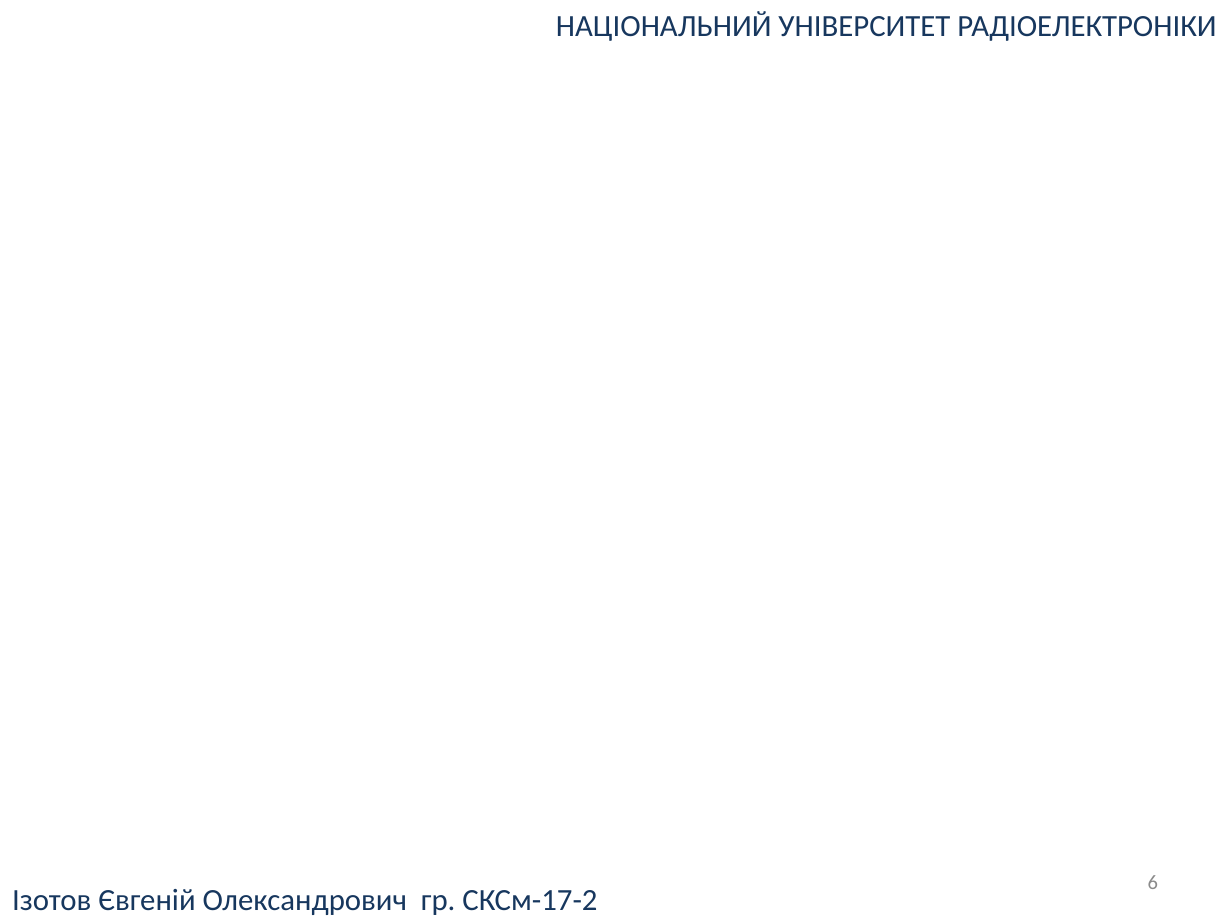
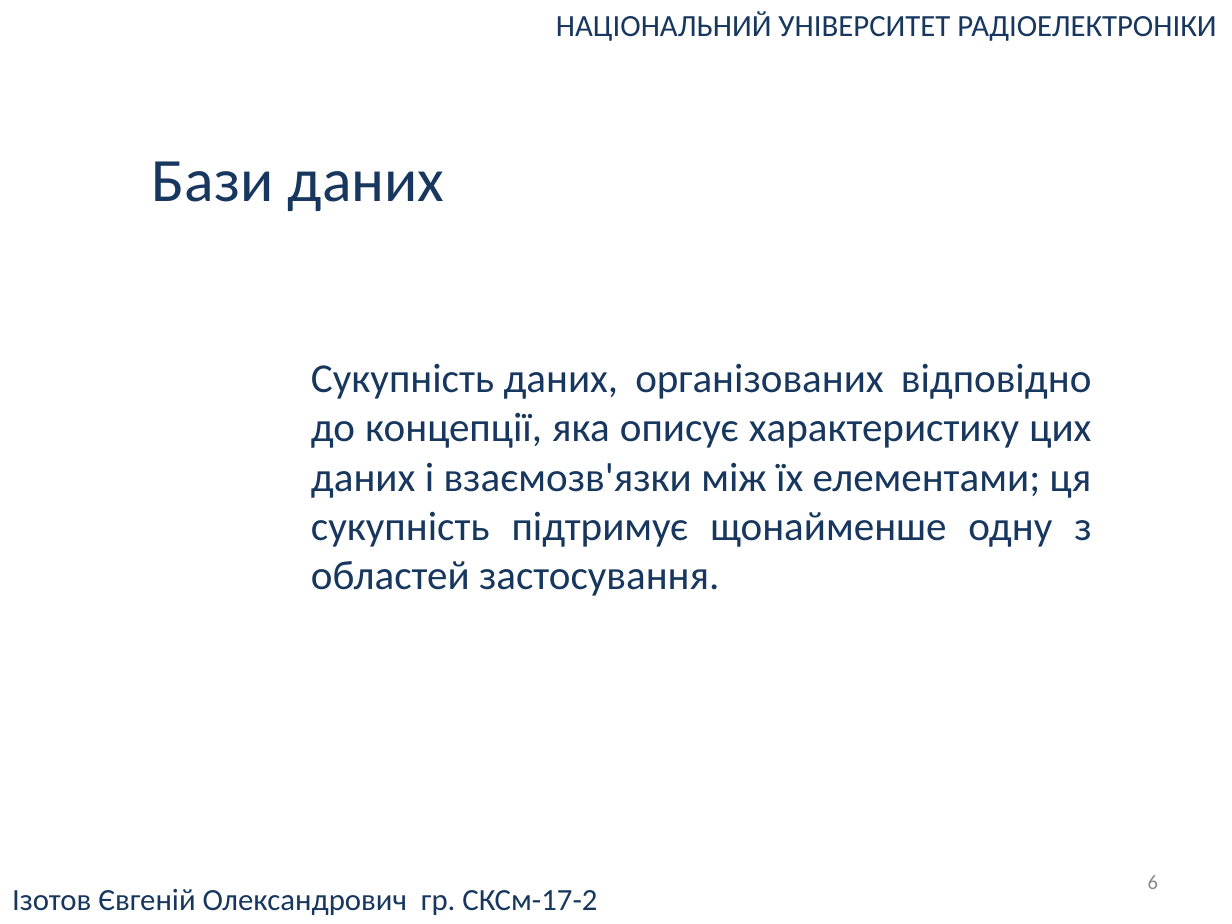
Before and after one commit to UdgineIzotov/diplom-doc, a slide deck: slide 6 of root/Презентация.pptx. Drawn at 1232x924 pixels with LibreOffice and Linux fonts; fonts in the diff are those of the drawing. Boxes give left, top, right and bottom in pixels: in the first picture for what was removed or moved away, otherwise in the second. Text is boxed around its words. In the diff, an @@ line names an element or a change of style, - is before the commit and + after.

```diff
--- a/root/Презентация.pptx
+++ b/root/Презентация.pptx
@@ text added at (152, 161, 445, 211), 36 pt, text #17375E @@
+Бази даних
@@ text added at (311, 363, 1092, 596), 24 pt, text #17375E @@
+Cукупність даних, організованих відповідно до концепції, яка описує характеристику цих даних і взаємозв'язки між їх елементами; ця сукупність підтримує щонайменше одну з областей застосування.
```
Also in this commit, not shown: 5 other slides changed, 3 other files.
